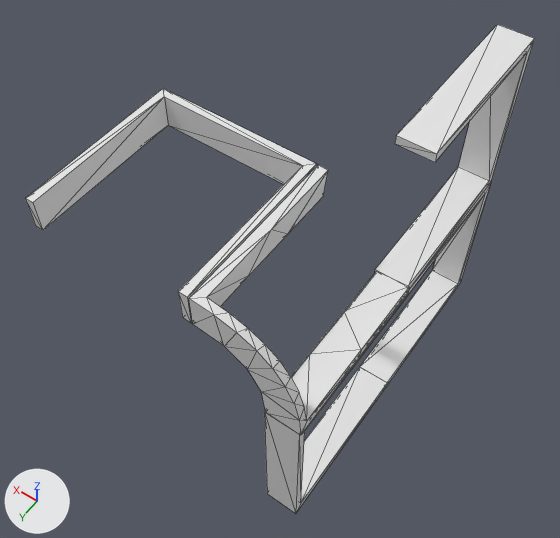
Renders of the OBJ model data/bmc/SET_4W2C/t_418.obj from each side of a commit.
The view is the same before and after, from a 50 mm camera at (-0.735, 1.184, 1.656) aimed at (0.052, 0.083, -0.074). Every picture has the same lights, and +X, +Y and +Z are marked at lower left. Mesh edges are drawn as thin lines. Where no turn or scale is listed for an object, it has been applied to the vertices.

The older version as bpy lines, for what is in view:
```python
me_t_418 = bpy.data.meshes.new('t_418')
me_t_418.from_pydata(...)  # 96 vertices, 190 faces; spans x -0.304..0.5, y -0.5..0.5, z -0.5..0.5
ob_t_418 = bpy.data.objects.new('t_418', me_t_418)
ob_t_418.location = (0.0, 0.0, 0.0)
```
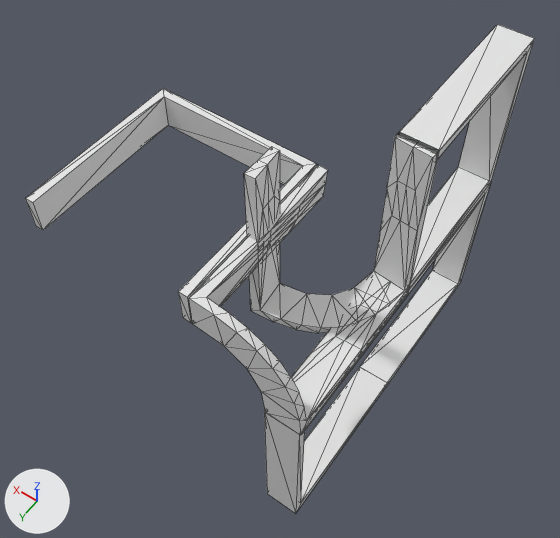
What differs and where, as boxes (x1, y1, x2, y2) in the pictures (560 x 538 px):
part 1 of me_t_418, added: after (244, 132, 440, 333)
part 2 of me_t_418, built on: (207, 171, 409, 421) in both

The change, as a diff of the scene's bpy script:
```diff
--- a/data/bmc/SET_4W2C/t_418.obj.py
+++ b/data/bmc/SET_4W2C/t_418.obj.py
@@ me_t_418 @@
 # used by ob_t_418; location = (0.0, 0.0, 0.0)
-me_t_418.from_pydata(...)  # 96 vertices, 190 faces; spans x -0.304..0.5, y -0.5..0.5, z -0.5..0.5
+me_t_418.from_pydata(...)  # 196 vertices, 386 faces; spans x -0.304..0.5, y -0.5..0.5, z -0.5..0.5
+# me_t_418 part 1: a new loose piece of 72 vertices spanning x -0.3..0.0, y -0.014..0.286, z 0.0..0.5
+# me_t_418 part 2
+# 20 faces are deleted
+# 22 vertices are added at x -0.279..-0.004, y 0.0..0.25, z -0.001..0.274
+# 6 new vertices lie (0.0, 0.125, 0.0) away from vertices in x -0.279..-0.004, y 0.0..0.125, z -0.001..0.274
+# 76 new faces join them
```
